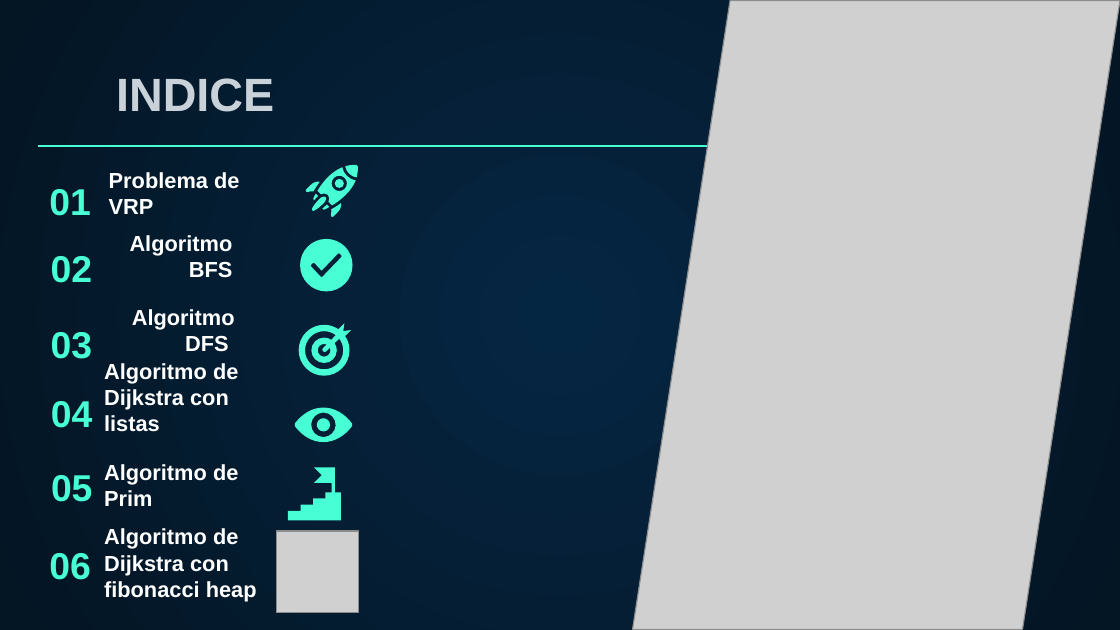
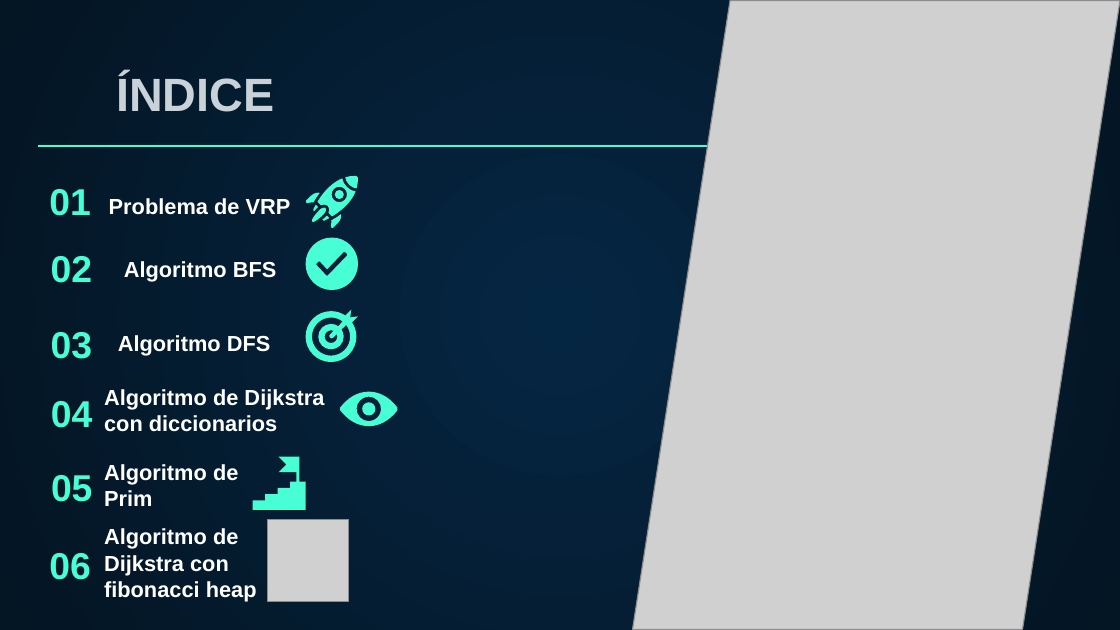
Before and after one commit to billguerrerog/cc41_tf_201821590_20181B402_201811208_201823346_201823838, a slide deck: slide 2 of Complejidad_Presentacion_TF.pptx. Drawn at 1120x630 pixels with LibreOffice and Linux fonts; fonts in the diff are those of the drawing; grey boxes stand for pictures. Boxes give left, top, right and bottom in pixels: in the first picture for what was removed or moved away, otherwise in the second. Text is boxed around its words. In the diff, an @@ line names an element or a change of style, - is before the commit and + after.

Commit message:
Update of the final presentation file of the work

```diff
--- a/Complejidad_Presentacion_TF.pptx
+++ b/Complejidad_Presentacion_TF.pptx
@@ title at (x1=116, y1=74, x2=274, y2=112): text changed @@
-INDICE
+ÍNDICE
@@ title "Problema de VRP" rewrapped from (x1=109, y1=172, x2=239, y2=214) to (x1=109, y1=198, x2=291, y2=215) @@
@@ 8 freeform shapes moved together from (x1=306, y1=165, x2=357, y2=216) to (x1=306, y1=176, x2=357, y2=227) @@
@@ freeform shape moved from (x1=300, y1=239, x2=353, y2=291) to (x1=306, y1=237, x2=358, y2=290) @@
@@ text "Algoritmo BFS" rewrapped from (x1=130, y1=235, x2=233, y2=278) to (x1=124, y1=261, x2=277, y2=282) @@
@@ title "Algoritmo DFS" rewrapped from (x1=132, y1=309, x2=235, y2=352) to (x1=118, y1=335, x2=271, y2=356) @@
@@ freeform shape moved from (x1=299, y1=324, x2=352, y2=376) to (x1=306, y1=309, x2=358, y2=362) @@
@@ title at (x1=104, y1=389, x2=324, y2=432): text changed @@
-Algoritmo de Dijkstra con listas
+Algoritmo de Dijkstra con diccionarios
@@ freeform shape moved from (x1=295, y1=408, x2=353, y2=442) to (x1=339, y1=392, x2=398, y2=427) @@
@@ freeform shape moved from (x1=288, y1=467, x2=340, y2=520) to (x1=253, y1=457, x2=306, y2=510) @@
@@ picture moved from (x1=277, y1=531, x2=358, y2=613) to (x1=268, y1=520, x2=349, y2=601) @@
```
Also in this commit, not shown: 4 other slides changed.
